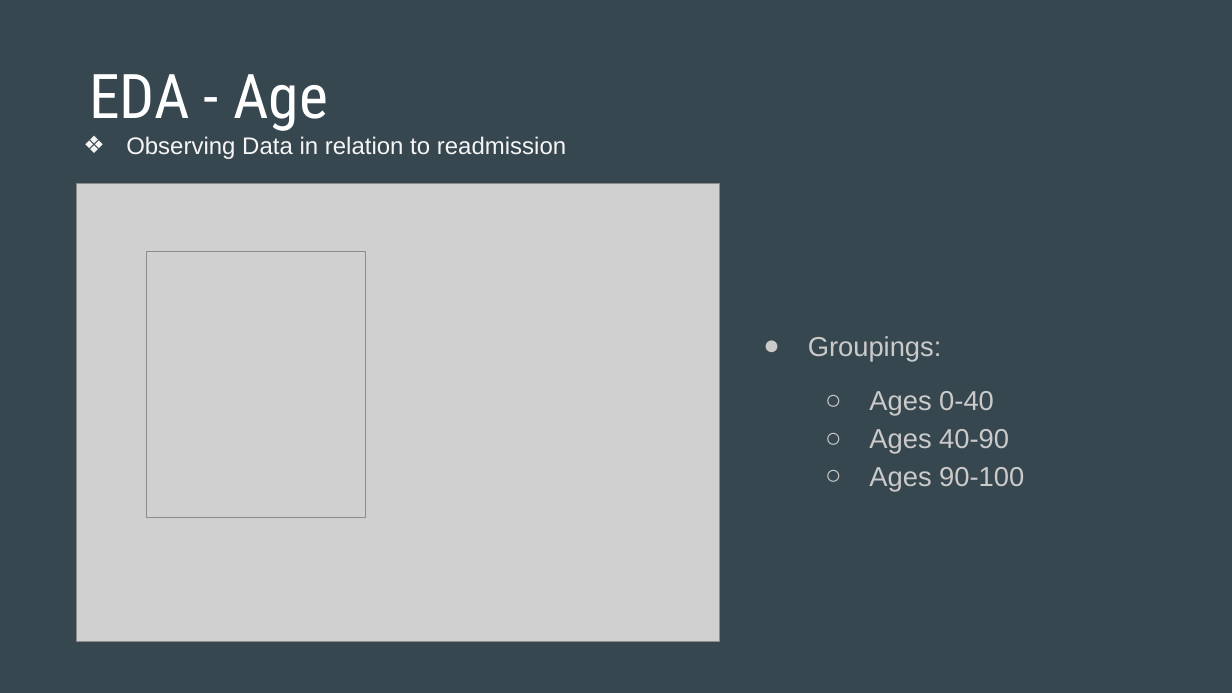
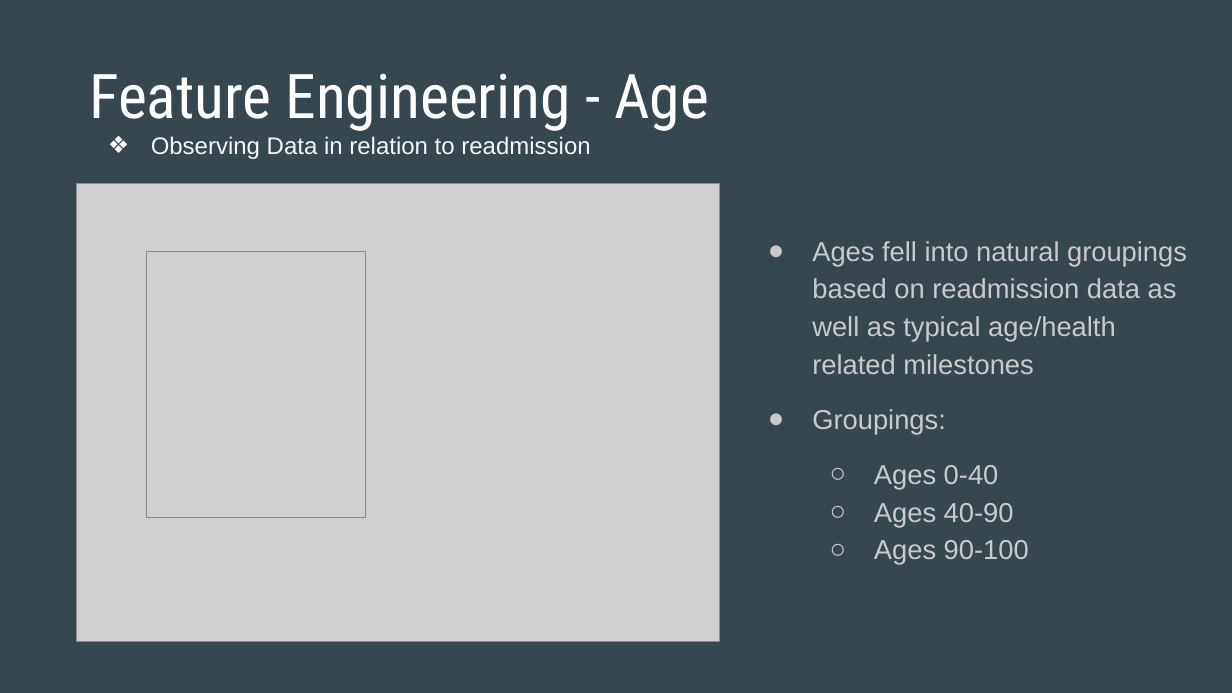
Before and after one commit to sagarwala12/HRRP, a slide deck: slide 15 of HRRP Presentation.pptx. Drawn at 1232x693 pixels with LibreOffice and Linux fonts; fonts in the diff are those of the drawing; grey boxes stand for pictures. Boxes give left, top, right and bottom in pixels: in the first picture for what was removed or moved away, otherwise in the second. Text is boxed around its words. In the diff, an @@ line names an element or a change of style, - is before the commit and + after.

```diff
--- a/HRRP Presentation.pptx
+++ b/HRRP Presentation.pptx
@@ title at (89,73,709,131): text changed @@
-EDA - Age
+Feature Engineering - Age
@@ text "Observing Data in relation to ...": place and size @@
-text "Observing Data in relation to ..." at (126,136,566,159)
+text "Observing Data in relation to ..." at (151,136,590,159)
@@ text added at (812,241,1187,374), 16 pt, text #CACACA @@
+● Ages fell into natural groupings based on readmission data as well as typical age/health related milestones
@@ text "Groupings:": place and size @@
-text "Groupings:" at (808,336,1024,492)
+text "Groupings:" at (812,409,1029,565)
```
Also in this commit, not shown: 21 other slides changed, 6 slides added, 12 slides removed.
